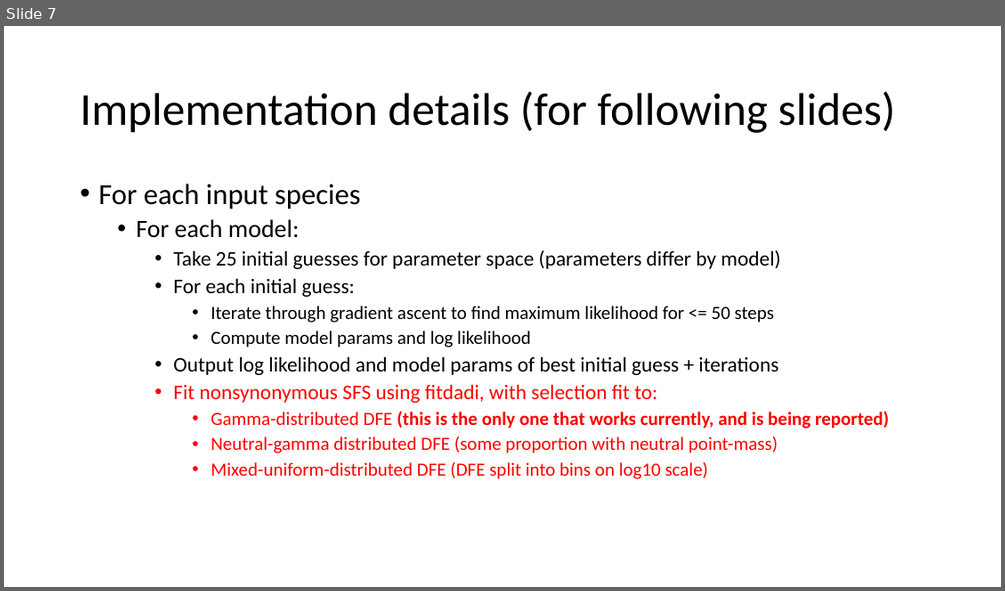
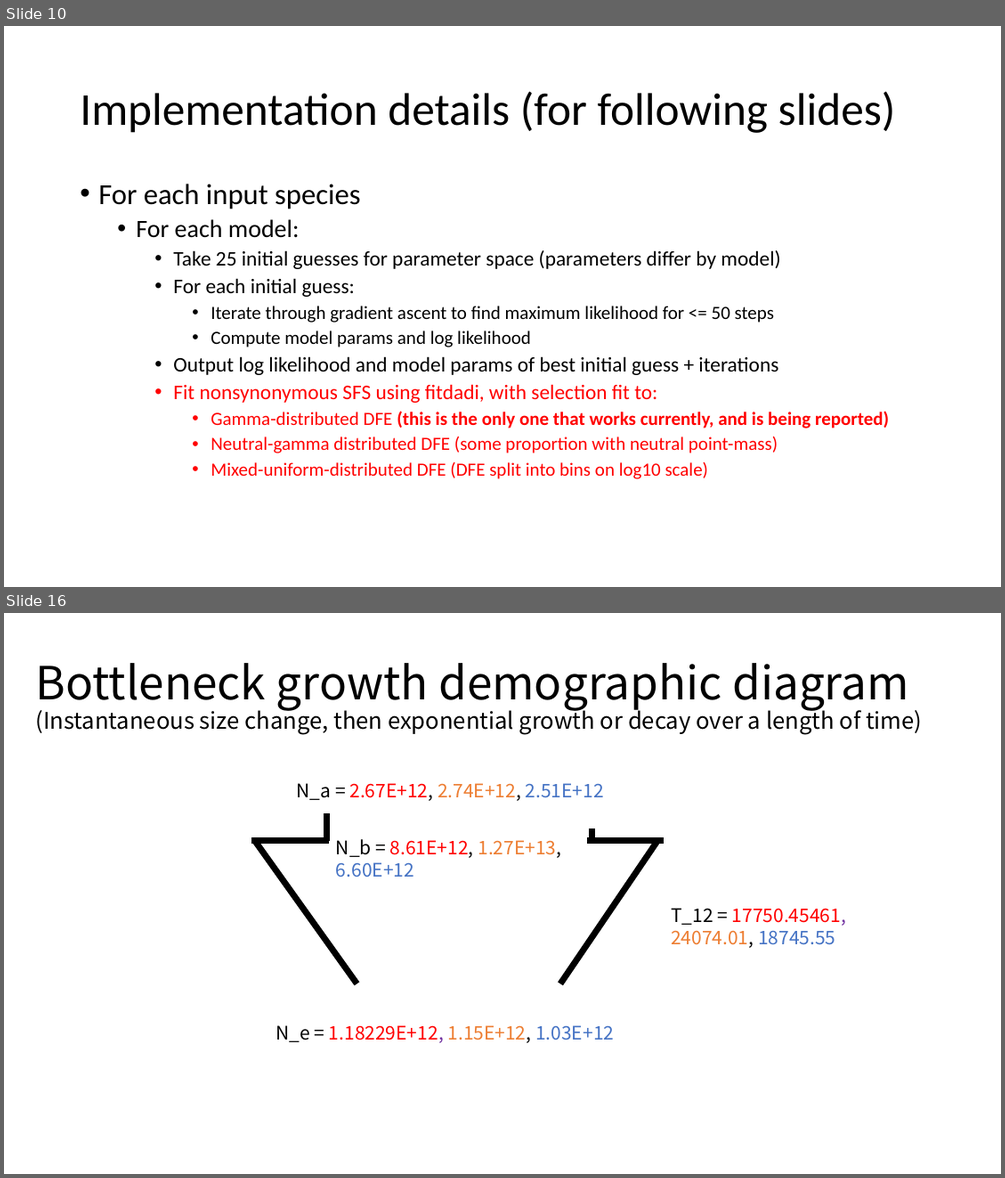
Before and after one commit to jon-mah/demo_for_ccgb, a slide deck: Summary/20210310_demo_for_ccgb_rotation_update.pptx. Shown one above the other, each under a label of ours: slide 7 before the commit, slides 10 and 16 after it; the slides between them are not shown. The pictures are 1005x591 and 1005x1178 pixels, drawn with LibreOffice and Linux fonts; fonts in the diff are those of the drawing. Boxes give left, top, right and bottom in pixels: in the first picture for what was removed or moved away, otherwise in the second. Text is boxed around its words. In the diff, an @@ line names an element or a change of style, - is before the commit and + after.

```diff
--- a/Summary/20210310_demo_for_ccgb_rotation_update.pptx
+++ b/Summary/20210310_demo_for_ccgb_rotation_update.pptx
@@ slide 16 added at (4, 613, 1001, 1174), background #FFFFFF @@
@@ title added at (35, 663, 922, 735), 22 pt, text #000000 @@
+Bottleneck growth demographic diagram
+(Instantaneous size change, then exponential growth or decay over a length of time)
@@ text added at (297, 783, 604, 801), 18 pt, text #FF0000 @@
+N_a = 2.67E+12, 2.74E+12, 2.51E+12
@@ line added from (326, 813) to (326, 840), #000000 6 pt @@
@@ line added from (251, 840) to (329, 840), #000000 6 pt @@
@@ line added from (254, 841) to (357, 984), #000000 6 pt @@
@@ text added at (336, 839, 562, 877), 18 pt, text #FF0000 @@
+N_b = 8.61E+12, 1.27E+13, 6.60E+12
@@ line added from (657, 840) to (560, 984), #000000 6 pt @@
@@ line added from (587, 841) to (663, 841), #000000 6 pt @@
@@ line added from (592, 829) to (592, 840), #000000 6 pt @@
@@ text added at (671, 908, 846, 948), 18 pt, text #FF0000 @@
+T_12 = 17750.45461, 24074.01, 18745.55
@@ text added at (275, 1025, 614, 1043), 18 pt, text #FF0000 @@
+N_e = 1.18229E+12, 1.15E+12, 1.03E+12
@@ what was slide 7 is now slide 10 @@
```
Also in this commit, not shown: 1 slide changed, 11 other slides added, 7 slides removed, 2 other files.
